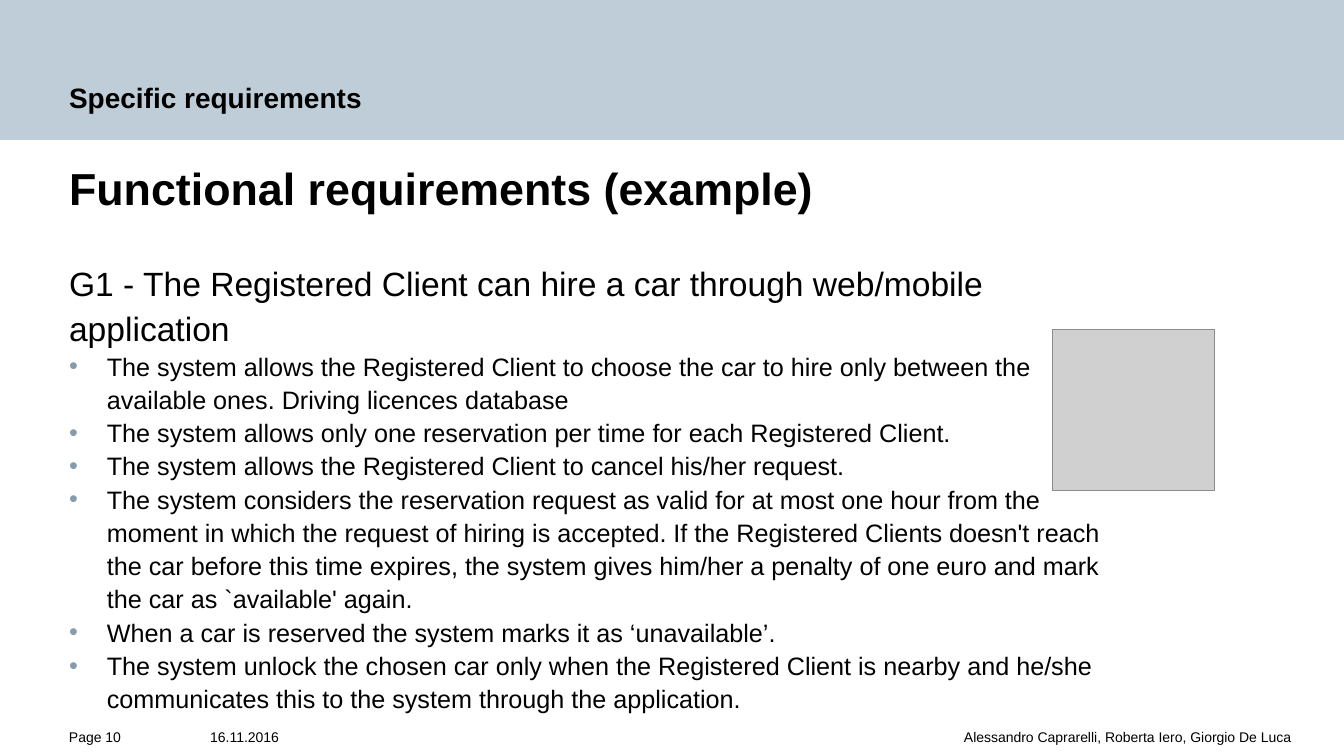
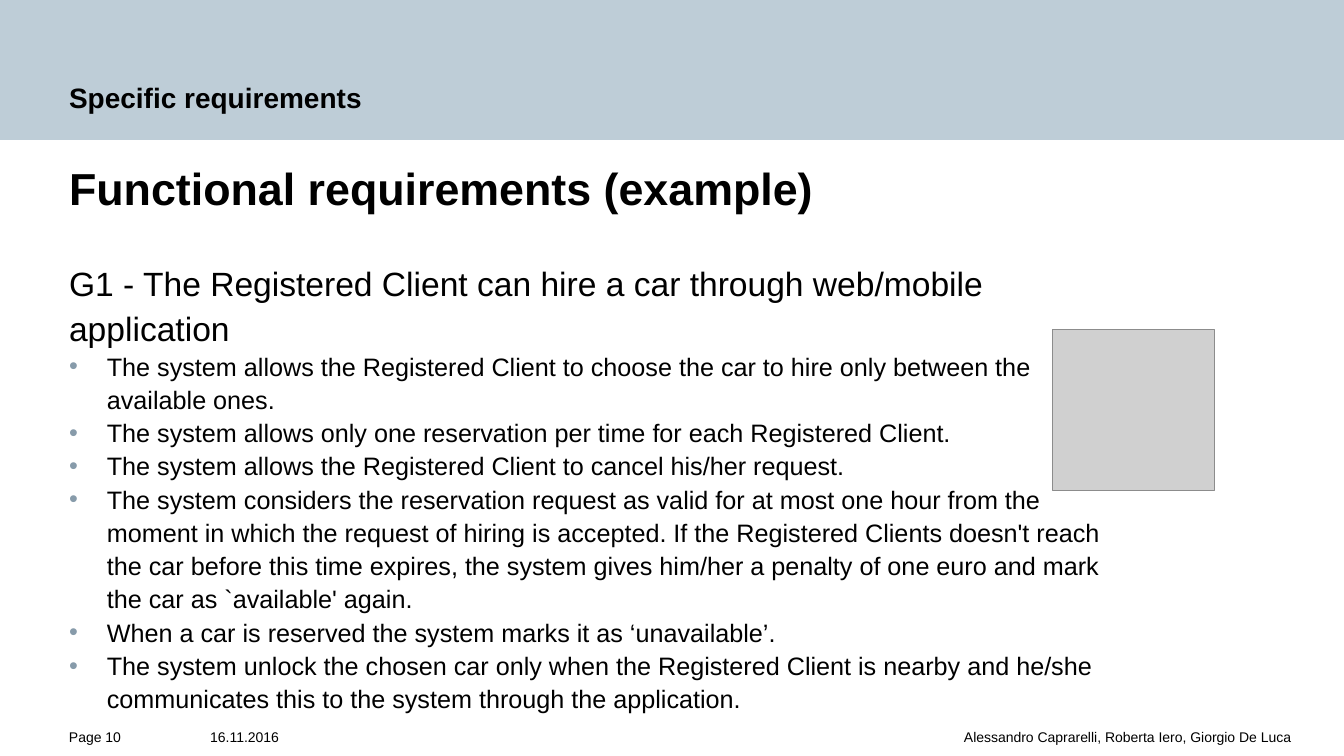
Before and after one commit to alcaprar/CIDSoftwareEngineering2, a slide deck: slide 10 of RASD/Slide.pptx. Drawn at 1344x756 pixels with LibreOffice and Linux fonts; fonts in the diff are those of the drawing; grey boxes stand for pictures; background and template pictures are left out. Boxes give left, top, right and bottom in pixels: in the first picture for what was removed or moved away, otherwise in the second. Text is boxed around its words. In the diff, an @@ line names an element or a change of style, - is before the commit and + after.

Commit message:
Slides

```diff
--- a/RASD/Slide.pptx
+++ b/RASD/Slide.pptx
@@ text at [107, 357, 1030, 410]: text changed @@
-• The system allows the Registered Client to choose the car to hire only between the available ones. Driving licences database
+• The system allows the Registered Client to choose the car to hire only between the available ones.
```
